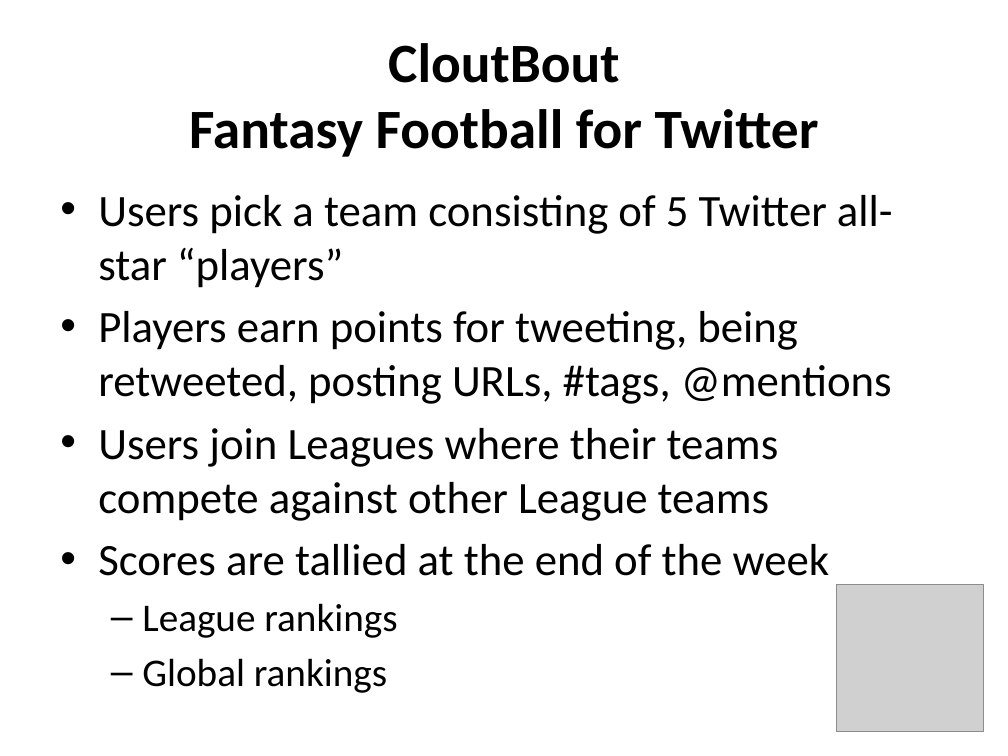
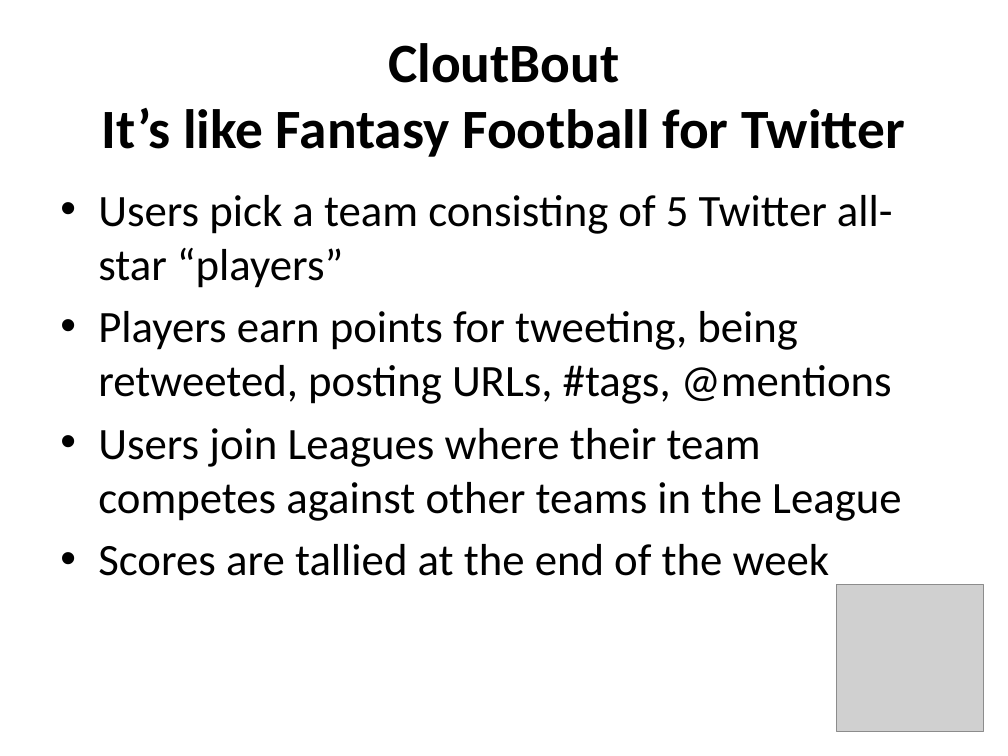
Before and after one commit to swanson/cloutbout, a slide deck: slide 2 of gfx/cb-presentation.pptx. Drawn at 1008x756 pixels with LibreOffice and Linux fonts; fonts in the diff are those of the drawing; grey boxes stand for pictures. Boxes give left, top, right and bottom in pixels: in the first picture for what was removed or moved away, otherwise in the second. Text is boxed around its words. In the diff, an @@ line names an element or a change of style, - is before the commit and + after.

Commit message:
slide tweaks

```diff
--- a/gfx/cb-presentation.pptx
+++ b/gfx/cb-presentation.pptx
@@ title at bbox=[102, 43, 905, 157]: text changed @@
-CloutBout
-Fantasy Football for Twitter
+CloutBout
+It’s like Fantasy Football for Twitter
@@ text at bbox=[98, 428, 901, 521]: text changed @@
-• Users join Leagues where their teams compete against other League teams
+• Users join Leagues where their team competes against other teams in the League
@@ text at bbox=[142, 603, 397, 693]: paragraphs removed @@
-  – League rankings
-  – Global rankings
```
